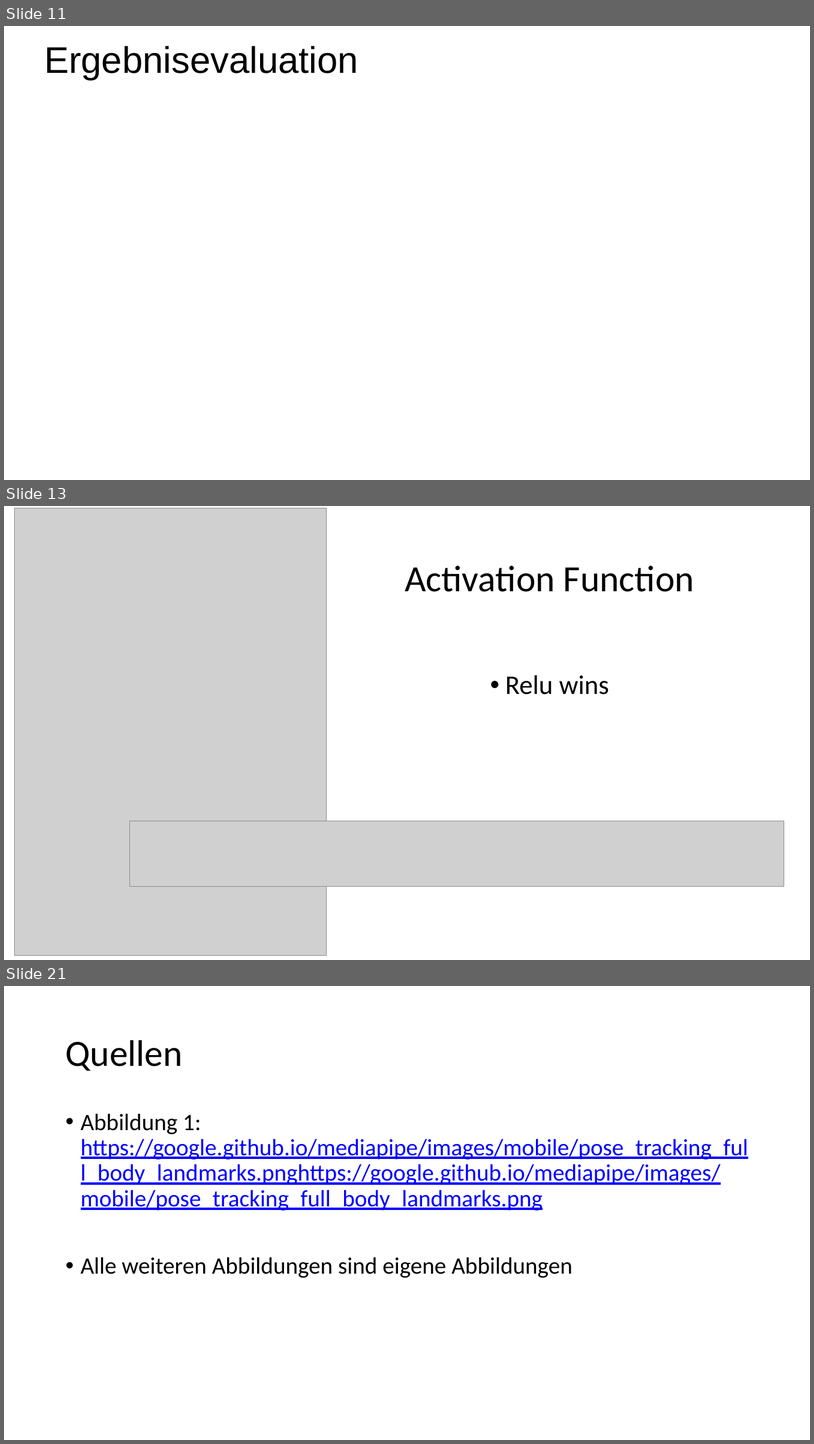
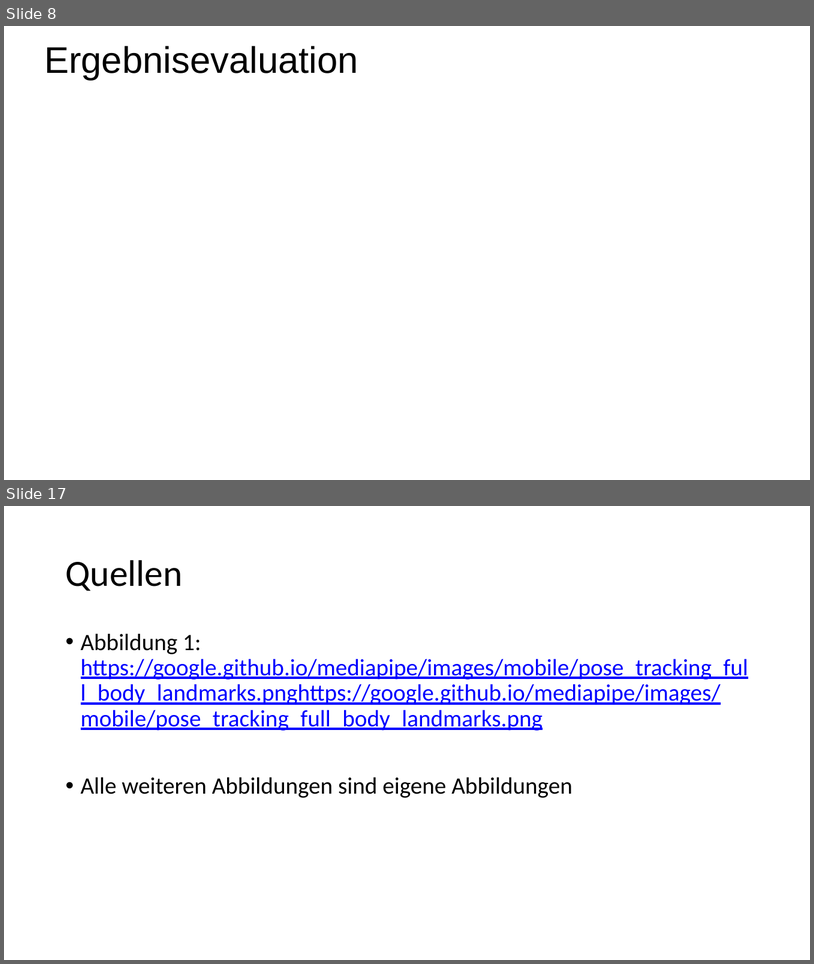
Before and after one commit to maxlevv/Gesture-Detection, a slide deck: presentation_final_project.pptx. Shown one above the other, each under a label of ours: slides 11, 13 and 21 before the commit, slides 8 and 17 after it; the slides between them are not shown. The pictures are 814x1444 and 814x964 pixels, drawn with LibreOffice and Linux fonts; fonts in the diff are those of the drawing; grey boxes stand for pictures; background and template pictures are left out. Boxes give left, top, right and bottom in pixels: in the first picture for what was removed or moved away, otherwise in the second. Text is boxed around its words. In the diff, an @@ line names an element or a change of style, - is before the commit and + after.

```diff
--- a/presentation_final_project.pptx
+++ b/presentation_final_project.pptx
@@ slide 13 removed at (x1=4, y1=506, x2=810, y2=960), background #FFFFFF @@
@@ picture removed at (x1=14, y1=508, x2=326, y2=955) @@
@@ title removed at (x1=405, y1=565, x2=695, y2=592) @@
-Activation Function
@@ subtitle removed at (x1=506, y1=675, x2=609, y2=694) @@
-• Relu wins
@@ picture removed at (x1=130, y1=820, x2=785, y2=886) @@
@@ what was slide 11 is now slide 8 @@
@@ what was slide 21 is now slide 17 @@
```
Also in this commit, not shown: 10 slides changed, 5 slides added, 8 other slides removed.
